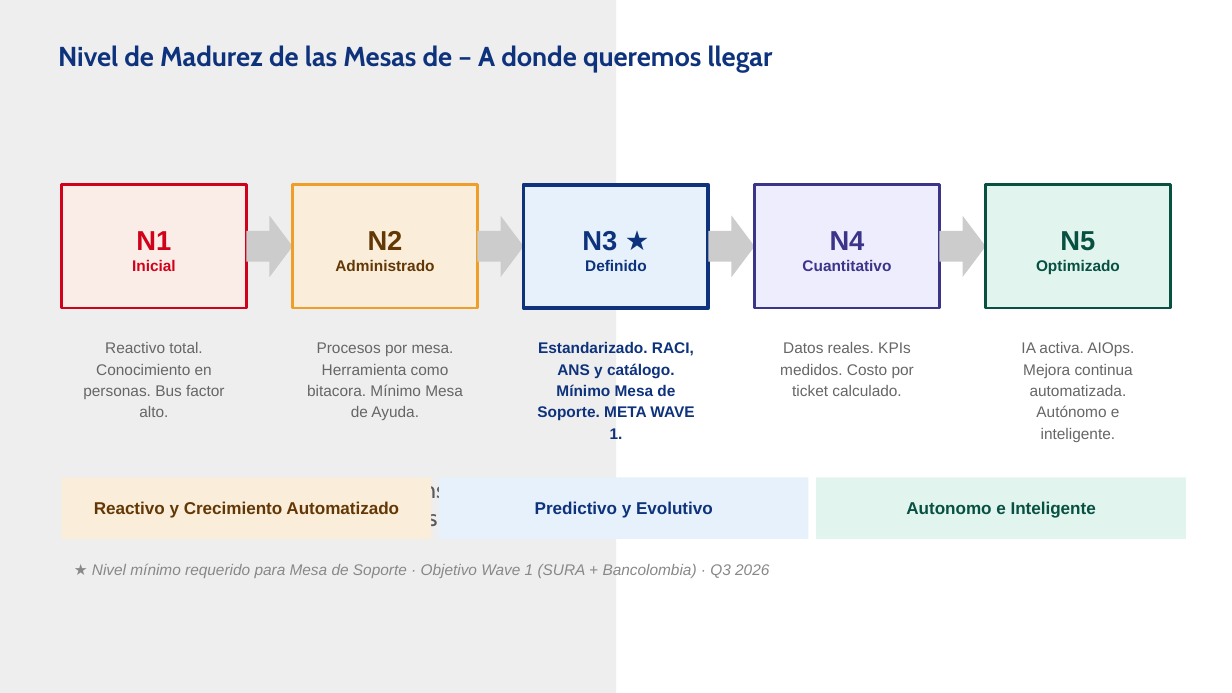
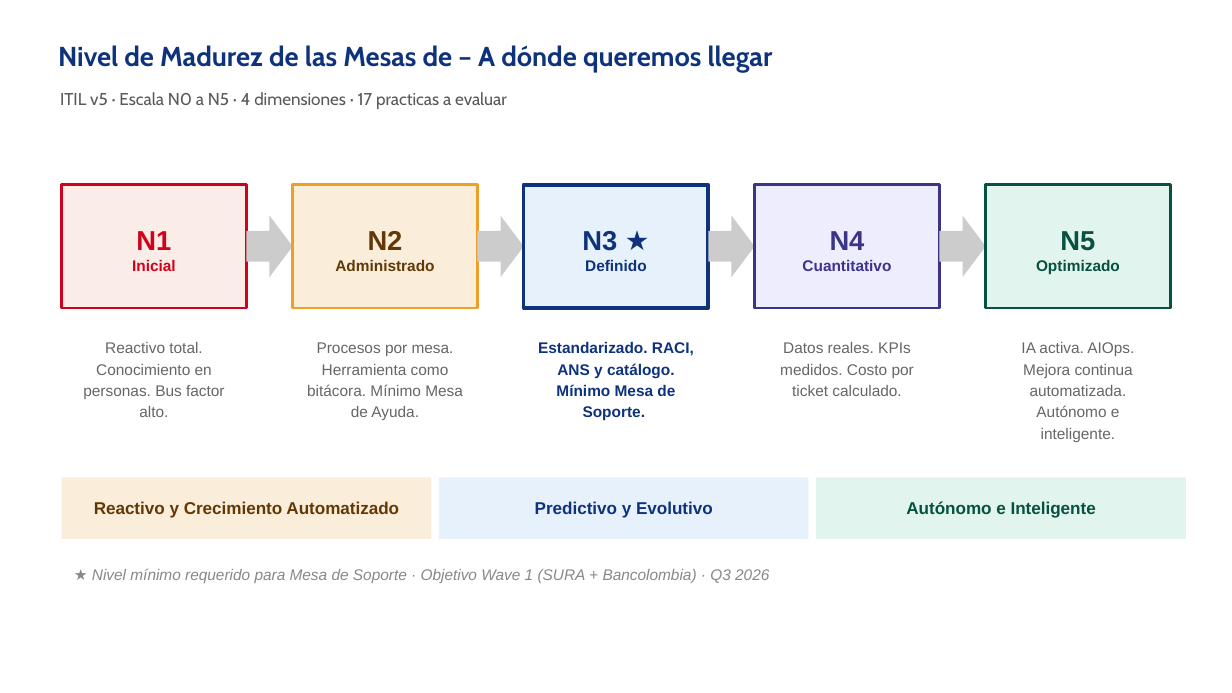
Before and after one commit to nataliazarthapersonalsoft/mesadeservicio-modernizacionaplicaciones, a slide deck: slide 6 of 04-planning/roadmaps/Mesa de Servicio Roadmap Julio.pptx. Drawn at 1232x693 pixels with LibreOffice and Linux fonts; fonts in the diff are those of the drawing; background and template pictures are left out. Boxes give left, top, right and bottom in pixels: in the first picture for what was removed or moved away, otherwise in the second. Text is boxed around its words. In the diff, an @@ line names an element or a change of style, - is before the commit and + after.

```diff
--- a/04-planning/roadmaps/Mesa de Servicio Roadmap Julio.pptx
+++ b/04-planning/roadmaps/Mesa de Servicio Roadmap Julio.pptx
@@ rectangle removed at bbox=[0, 0, 616, 692] @@
@@ title at bbox=[58, 45, 773, 72]: text changed @@
-Nivel de Madurez de las Mesas de – A donde queremos llegar
+Nivel de Madurez de las Mesas de – A dónde queremos llegar
@@ subtitle at bbox=[60, 92, 507, 109]: text changed; size 14 to 10 pt @@
-ITIL v5 · Escala N0 a N5 · 4 dimensiones · 17 practicas evaluadas
+ITIL v5 · Escala N0 a N5 · 4 dimensiones · 17 practicas a evaluar
@@ text at bbox=[307, 342, 463, 420]: text changed @@
-Procesos por mesa. Herramienta como bitacora. Mínimo Mesa de Ayuda.
+Procesos por mesa. Herramienta como bitácora. Mínimo Mesa de Ayuda.
@@ text at bbox=[538, 341, 694, 421]: text changed @@
-Estandarizado. RACI, ANS y catálogo. Mínimo Mesa de Soporte. META WAVE 1.
+Estandarizado. RACI, ANS y catálogo. Mínimo Mesa de Soporte.
@@ text in rectangle at bbox=[906, 501, 1096, 518]: text changed @@
-Autonomo e Inteligente
+Autónomo e Inteligente
@@ text "★ Nivel mínimo requerido para ...": place and size @@
-text "★ Nivel mínimo requerido para ..." at bbox=[92, 564, 769, 578]
+text "★ Nivel mínimo requerido para ..." at bbox=[92, 568, 769, 583]
```
Also in this commit, not shown: 6 other slides changed, 1 slide removed, 1 other file.
